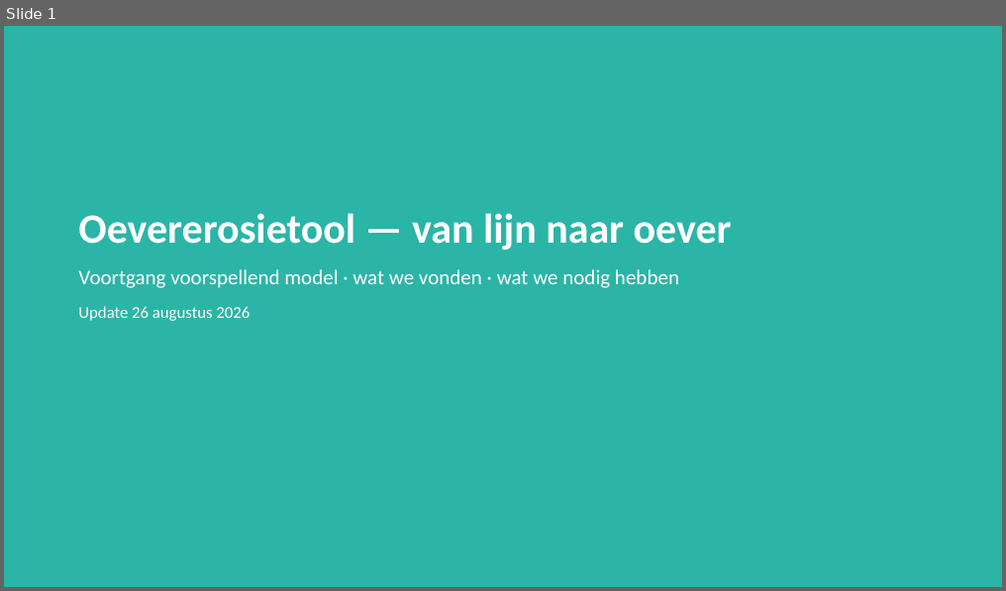
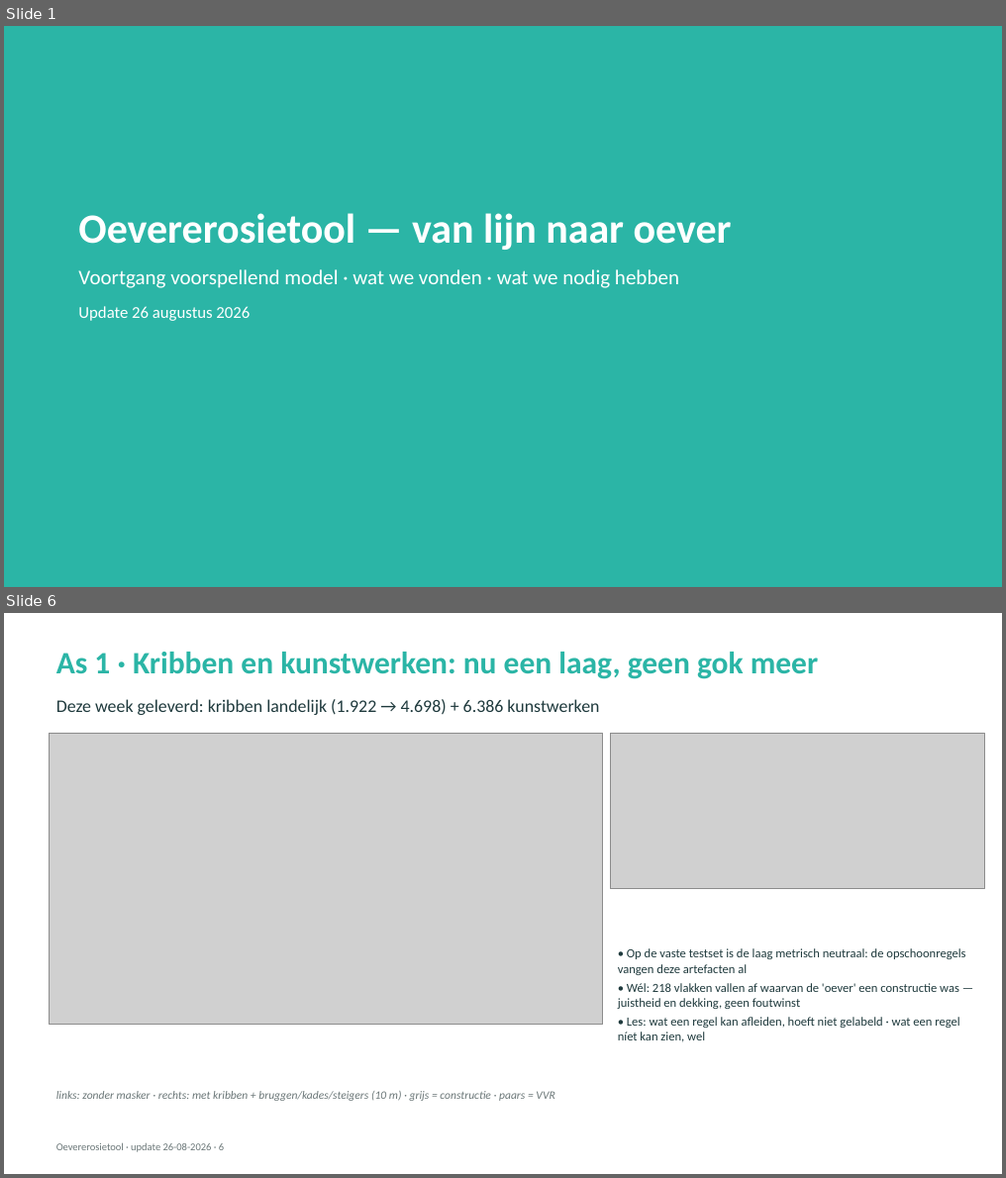
Before and after one commit to HAL24K/wocu-oevererosie, a slide deck: docs/presentations/20260826_update.pptx. Shown one above the other, each under a label of ours: slide 1 before the commit, slides 1 and 6 after it; the slides between them are not shown. The pictures are 1006x591 and 1006x1178 pixels, drawn with LibreOffice and Linux fonts; fonts in the diff are those of the drawing; grey boxes stand for pictures. Boxes give left, top, right and bottom in pixels: in the first picture for what was removed or moved away, otherwise in the second. Text is boxed around its words. In the diff, an @@ line names an element or a change of style, - is before the commit and + after.

```diff
--- a/docs/presentations/20260826_update.pptx
+++ b/docs/presentations/20260826_update.pptx
@@ slide 6 added at <box>4,613,1002,1174</box>, background #FFFFFF @@
@@ text added at <box>56,652,818,679</box>, 30 pt, text #2BB5A6, bold @@
+As 1 · Kribben en kunstwerken: nu een laag, geen gok meer
@@ text added at <box>56,699,599,715</box>, 17 pt, text #1F3A3D @@
+Deze week geleverd: kribben landelijk (1.922 → 4.698) + 6.386 kunstwerken
@@ picture added at <box>49,733,603,1025</box> @@
@@ picture added at <box>611,733,985,889</box> @@
@@ text added at <box>618,949,965,1043</box>, 12 pt, text #1F3A3D @@
+• Op de vaste testset is de laag metrisch neutraal: de opschoonregels vangen deze artefacten al
+• Wél: 218 vlakken vallen af waarvan de 'oever' een constructie was — juistheid en dekking, geen foutwinst
+• Les: wat een regel kan afleiden, hoeft niet gelabeld · wat een regel níet kan zien, wel
@@ text added at <box>56,1091,554,1101</box>, 11 pt, text #6B7778, italic @@
+links: zonder masker · rechts: met kribben + bruggen/kades/steigers (10 m) · grijs = constructie · paars = VVR
@@ text added at <box>56,1144,224,1153</box>, 10 pt, text #6B7778 @@
+Oevererosietool · update 26-08-2026 · 6
```
Also in this commit, not shown: 8 slides changed, 3 other slides added, 4 slides removed, 17 other files.
